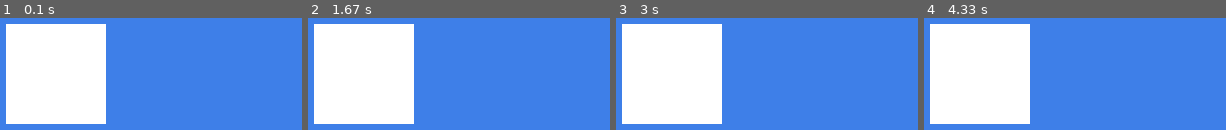
Above: before the commit, frames 1-4 (left to right).
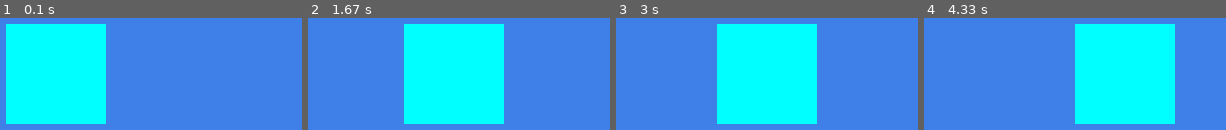
Above: after the commit, the same moments.

Repository: DigitalMiguel/WIT1-PyGame
Game: pygame game, started from platformer.py
Two runs of this game, one before a commit and one after it. Both use one fixed random seed, a clock stepped at 60 frames per second and the inputs below.
Inputs:
- Up to frame 1 (0.1 s): no input
- Up to frame 2 (1.67 s): hold Right 0.33-0.8 s; hold Right 0.83-1.3 s; hold Left from 1.33 s (still down)
- Up to frame 3 (3 s): release Left at 1.87 s; hold Left 1.9-2.3 s; hold Right 2.33-2.97 s
- Up to frame 4 (4.33 s): hold Left 3-3.47 s; hold Right 3.5-3.97 s; hold Right from 4 s (still down)

The runs differ from the first frame. In frame 1, 30% of the frame differs, in the area x 1-36%, y 5-95%; in frame 2, 56%; in frame 3, 58%; in frame 4, 59%, in the area x 1-84%, y 5-95%.

Commit message:
7/3 update

Diff:
--- a/gameObjects.py
+++ b/gameObjects.py
@@ -1,6 +1,10 @@
 import pygame
 
 class Player(pygame.sprite.Sprite):
+
+    # Set movement variables
+    change_x = 0
+    change_y = 0
 
     def __init__(self, screen):
         # Lets us use sprites
@@ -8,6 +12,20 @@
 
         self.image = pygame.Surface((100,100))
         pygame.draw.rect(screen, (255,255,255), (150,150,100,100) )
-        self.image.fill((255,255,255))
+        self.image.fill((0,255,255))
         self.rect = self.image.get_rect()
         self.rect.center = (100,100)
+
+    def update(self):
+        # Move left and right
+        self.rect.x = self.rect.x + self.change_x
+
+
+    def goLeft(self):
+        self.change_x = -5
+
+    def goRight(self):
+        self.change_x = 5
+
+    def stop(self):
+        self.change_x = 0
--- a/platformer.py
+++ b/platformer.py
@@ -40,26 +40,36 @@
             running = False
 
         # Process controls
-        # if event.type == pygame.KEYDOWN:
-        #     if event.key == pygame.K_LEFT:
-        #         playerX = playerX - 10
+        if event.type == pygame.KEYDOWN:
+            if event.key == pygame.K_LEFT:
+                # move the player left
+                player.goLeft()
+            if event.key == pygame.K_RIGHT:
+                player.goRight()
+
+        if event.type == pygame.KEYUP:
+            if event.key == pygame.K_LEFT:
+                # stop moving left
+                player.stop()
+            if event.key == pygame.K_RIGHT:
+                player.stop()
+
 
     # Process controls continuously
-    keys = pygame.key.get_pressed()
-    if keys[pygame.K_RIGHT]:
-        playerX = playerX + 10
-    if keys[pygame.K_LEFT]:
-        playerX = playerX - 10
-    if keys[pygame.K_UP]:
-        playerY = playerY - 10
-    if keys[pygame.K_DOWN]:
-        playerY = playerY + 10
-
-    # Drawing our player                      (x,y,width,height)
-    # pygame.draw.rect(screen, SWEDISH_YELLOW , ( playerX, playerY, 100, 100 ) )
+    # keys = pygame.key.get_pressed()
+    # if keys[pygame.K_RIGHT]:
+    #     playerX = playerX + 10
+    # if keys[pygame.K_LEFT]:
+    #     playerX = playerX - 10
+    # if keys[pygame.K_UP]:
+    #     playerY = playerY - 10
+    # if keys[pygame.K_DOWN]:
+    #     playerY = playerY + 10
 
     # Practicing creating platforms
     # pygame.draw.rect(screen, WHITE, (0,350,400,50) )
+
+    all_sprites.update()
 
     all_sprites.draw(screen)
 
--- a/sprites.py
+++ b/sprites.py
@@ -1,32 +1,98 @@
 import pygame
-import math
-vec = pygame.math.Vector2
 
 class Player(pygame.sprite.Sprite):
 
-    # Set speed vector of player
+    # Set movement variables
     change_x = 0
     change_y = 0
 
-    def __init__(self,screen):
+    walls = []
+
+    def __init__(self, screen):
+        # Lets us use sprites
         pygame.sprite.Sprite.__init__(self)
         self.image = pygame.Surface((100,100))
-
-        pygame.draw.rect(screen, (0,255,0) , ( 0, 0, 100, 100 ) )
-
-        self.image.fill((0,255,0))
+        pygame.draw.rect(screen, (255,255,255), (150,150,100,100) )
+        self.image.fill((0,255,255))
         self.rect = self.image.get_rect()
         self.rect.center = (100,100)
 
+    def calc_grav(self):
+        """ Calculate effect of gravity. """
+        if self.change_y == 0:
+            self.change_y = 1
+        else:
+            self.change_y += .35
+
+        # See if we are on the ground.
+        if self.rect.y >= 400 - self.rect.height and self.change_y >= 0:
+            self.change_y = 0
+            self.rect.y = 400 - self.rect.height
+
     def update(self):
+        # Gravity
+        self.calc_grav()
 
-        self.rect.y += self.change_y
-        self.rect.x += self.change_x
+        # Move left and right
+        self.rect.x = self.rect.x + self.change_x
+        # Move up and down
+        self.rect.y = self.rect.y + self.change_y
 
-    # Player-controlled movement:
+        # If you collide with a wall, move out based on velocity
+        for wall in self.walls:
+            if self.rect.colliderect(wall.rect):
+                print("mhm")
+            else :
+                print("OHHH")
+
+
+
+    def jump(self):
+        """ Called when user hits 'jump' button. """
+
+        # move down a bit and see if there is a platform below us.
+        # Move down 2 pixels because it doesn't work well if we only move down 1
+        # when working with a platform moving down.
+        self.rect.y += 2
+        platform_hit_list = pygame.sprite.spritecollide(self, self.level.platform_list, False)
+        self.rect.y -= 2
+
+        # If it is ok to jump, set our speed upwards
+        if len(platform_hit_list) > 0 or self.rect.bottom >= 400:
+            self.change_y = -10
+
     def goLeft(self):
-        """ Called when the user hits the left arrow. """
-        self.change_x = -6
+        self.change_x = -10
 
-    def stopMove(self):
+    def goRight(self):
+        self.change_x = 5
+
+    def stop(self):
         self.change_x = 0
+
+class Platform(pygame.sprite.Sprite):
+    """ Platform the user can jump on """
+
+    def __init__(self,screen):
+        """ Platform constructor. Assumes constructed with user passing in
+            an array of 4 numbers like what's defined at the top of this
+            code. """
+        # pygame.sprite.Sprite.__init__(self)
+        # #self.image = pygame.Surface((400,50))
+        # pygame.draw.rect(screen, (255,255,255), (0,350,400,50) )
+        # #self.image.fill((255,255,255))
+        # self.rect = self.image.get_rect()
+        # self.rect.topleft = (0,350)
+
+        pygame.sprite.Sprite.__init__(self)
+        self.rect = pygame.Rect((0,350,400,50) )
+        self.image = pygame.Surface(self.rect.size).convert()
+        self.image.fill((255,255,255))
+        self.type = "normal"
+
+# Nice class to hold a wall rect
+class Wall(object):
+
+    def __init__(self, pos, walls,size):
+        walls.append(self)
+        self.rect = pygame.Rect(pos[0], pos[1], size, size)
--- a/test.py
+++ b/test.py
@@ -1,7 +1,7 @@
 import pygame
 from sprites import Player
+from sprites import Wall
 
-yo = True
 running = True
 FPS = 30
 BLACK = (0,0,0)
@@ -16,27 +16,57 @@
 # Start up sound module for Pygame
 pygame.mixer.init()
 # Set up the screen for
-screen = pygame.display.set_mode((400,400))
+screen = pygame.display.set_mode((800,600))
 screen.fill(SWEDISH_BLUE)
 # Keeps track of game clock
 clock = pygame.time.Clock()
+# Create player
+player = Player(screen)
+# Create a list to hold all sprites
+all_sprites = pygame.sprite.Group()
+# Add sprites to our list of sprites
+all_sprites.add(player)
 
-all_sprites = pygame.sprite.Group()
-player = Player(screen)
-all_sprites.add(player)
+walls = [] # List to hold the walls
+
+# Holds the level layout in a list of strings.
+level = [
+"WWWWWWWWWWWWWWWWWWWWWWWW",
+"W                      W",
+"W                      W",
+"W             W        W",
+"W                      W",
+"W                      W",
+"W                      W",
+"W                      W",
+"W                      W",
+"W                      W",
+"W                      W",
+"W                      W",
+"WWWWWWWWWWWWWWWWWWWWWWWW",
+]
+
+# Parse the level string above. W = wall, E = exit
+x = y = 0
+size = 2
+for row in level:
+    for col in row:
+        if col == "W":
+            Wall((x, y), walls, size)
+        if col == "E":
+            end_rect = pygame.Rect(x, y, size, size)
+        x += size
+    y += size
+    x = 0
+
+player.walls = walls
 
 while running :
     # Set the game speed
     clock.tick(FPS)
 
+    # Wipe screen
     screen.fill(SWEDISH_BLUE)
-    # Change background
-    # if yo:
-    #     screen.fill(WHITE)
-    #     yo = False
-    # else :
-    #     screen.fill(BLACK)
-    #     yo = True
 
     # Process Input
     for event in pygame.event.get():
@@ -45,37 +75,29 @@
             running = False
 
         # Process controls
-        # if event.type == pygame.KEYDOWN:
-        #     if event.key == pygame.K_LEFT:
-        #         playerX = playerX - 10
         if event.type == pygame.KEYDOWN:
             if event.key == pygame.K_LEFT:
+                # move the player left
                 player.goLeft()
+            if event.key == pygame.K_RIGHT:
+                # move the player right
+                player.goRight()
+            if event.key == pygame.K_UP:
+                player.jump()
 
         if event.type == pygame.KEYUP:
-                if event.key == pygame.K_LEFT and player.change_x < 0:
-                    player.stopMove()
+            if event.key == pygame.K_LEFT:
+                # stop moving left
+                player.stop()
+            if event.key == pygame.K_RIGHT:
+                # stop moving right
+                player.stop()
 
     all_sprites.update()
 
-    # Process controls continuously
-    # keys = pygame.key.get_pressed()
-    # if keys[pygame.K_RIGHT]:
-    #     playerX = playerX + 10
-    # if keys[pygame.K_LEFT]:
-    #     playerX = playerX - 10
-    # if keys[pygame.K_UP]:
-    #     playerY = playerY - 10
-    # if keys[pygame.K_DOWN]:
-    #     playerY = playerY + 10
-
-    # Drawing our player                      (x,y,width,height)
-    pygame.draw.rect(screen, SWEDISH_YELLOW , ( playerX, playerY, 100, 100 ) )
-
-    # Drawing a circle
-    # pygame.draw.circle(screen, (255,0,0), (0,0) , 50)
     all_sprites.draw(screen)
-
+    for wall in walls:
+        pygame.draw.rect(screen, (255, 255, 255), wall.rect)
     # Display new screen
     pygame.display.flip()
 
